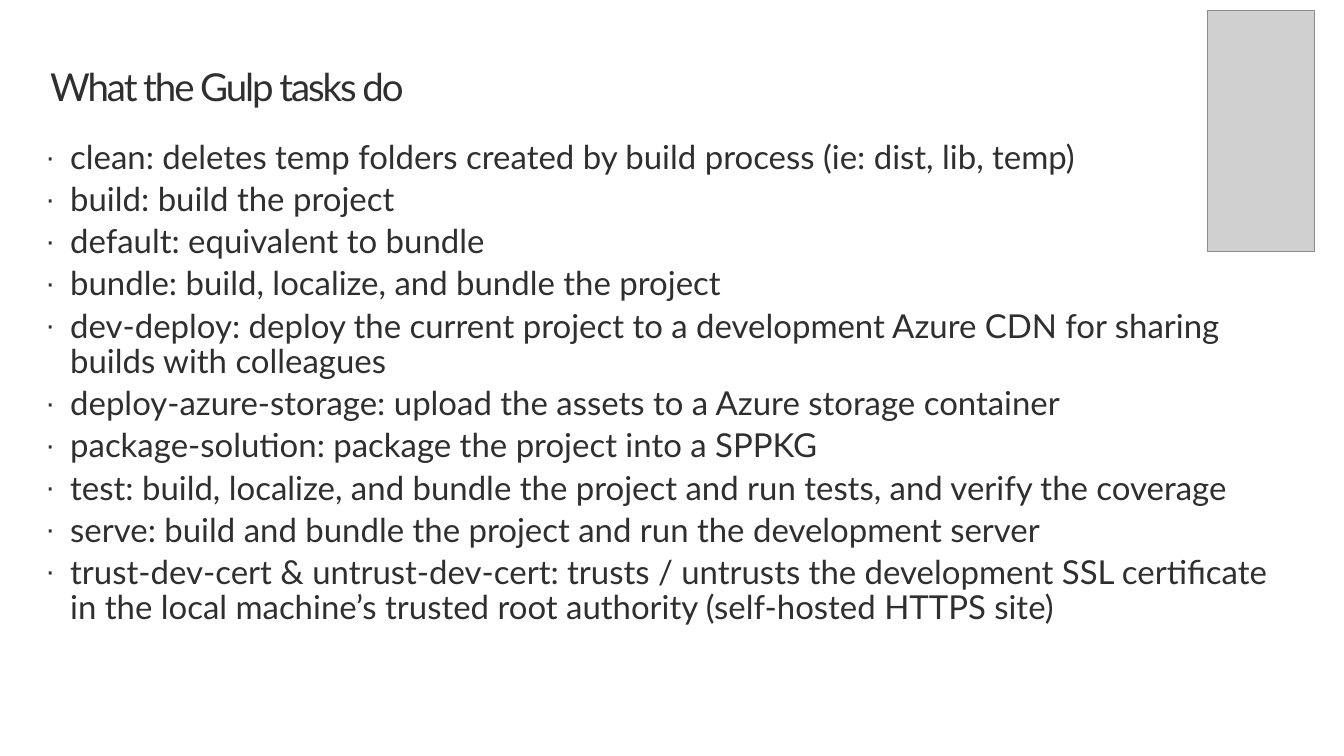
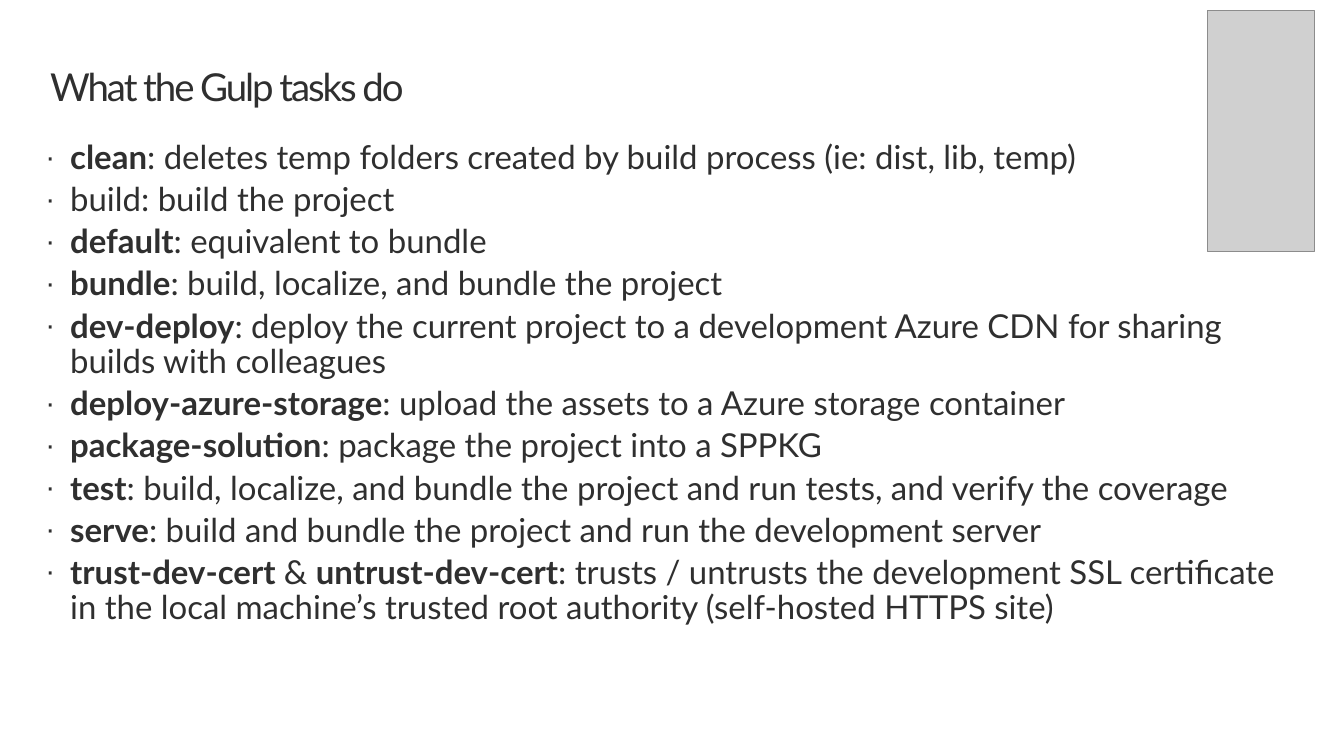
Before and after one commit to SharePoint/sp-dev-training-spfx-web-parts, a slide deck: slide 10 of 01-intro.pptx (slide 11 before the commit). Drawn at 1344x756 pixels with LibreOffice and Linux fonts; fonts in the diff are those of the drawing; grey boxes stand for pictures; background and template pictures are left out. Boxes give left, top, right and bottom in pixels: in the first picture for what was removed or moved away, otherwise in the second. Text is boxed around its words. In the diff, an @@ line names an element or a change of style, - is before the commit and + after.

```diff
--- a/01-intro.pptx
+++ b/01-intro.pptx
@@ text at box(70, 143, 1275, 625): bold on in "clean:", "default:", "bundle:", "dev-deploy:" and 5 more places @@
```
Also in this commit, not shown: 2 other slides changed, 1 slide removed, 39 other files.
